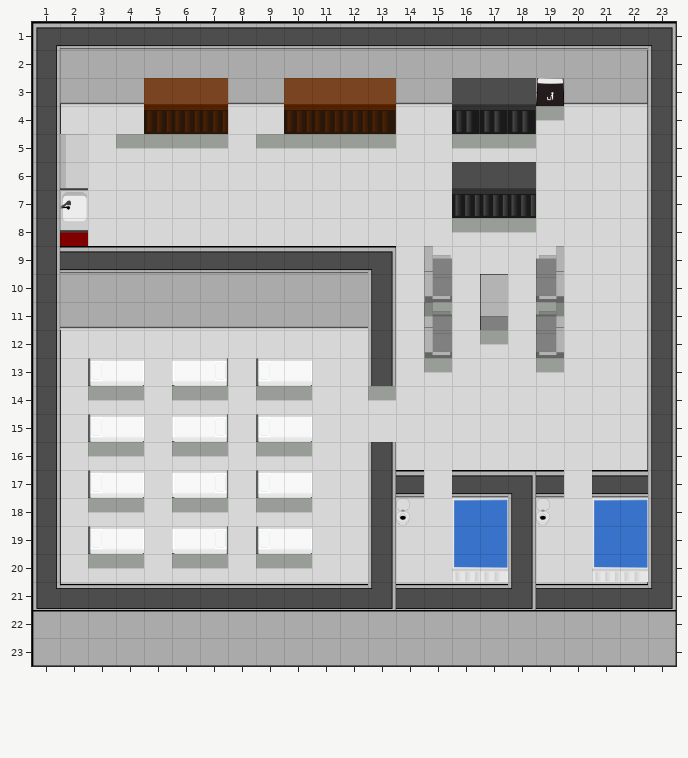
Tiled map, stored at android/assets/map2.tmx. Above is the file before it was changed.
Cells are 50x50 px. Shown: x 1..23, y 1..23.
And afterwards:
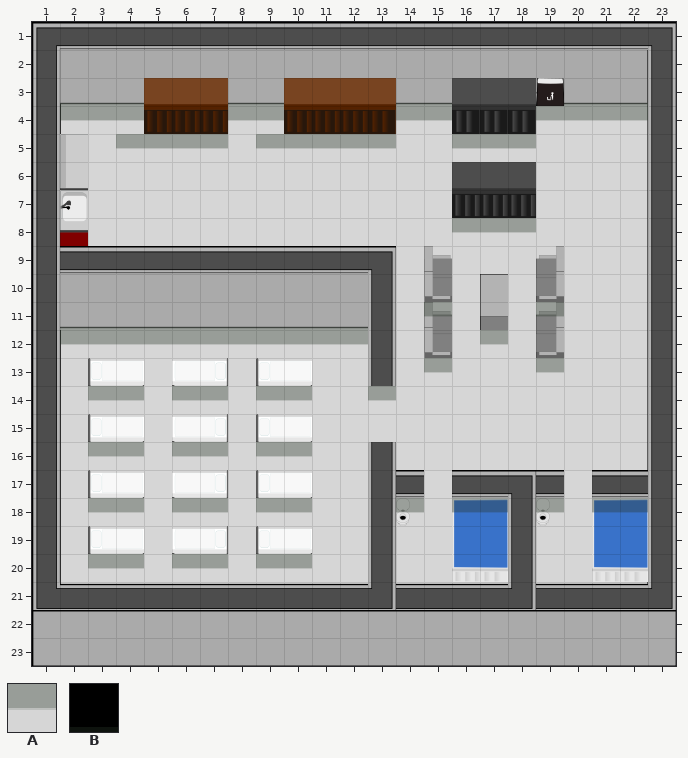
Key: from "shadow": A 0; from "shadowex": B 0.
_ is an empty cell.
See-through tiles are keyed as they look on the map.
From old to new:
Layer "shadow":
The author put tile A in row 4 at x 2 to 4, 8 to 9, 14 to 15 and 20 to 22; in row 12 at x 2 to 12; in row 18 at x 14, 16 to 17, 19 and 21 to 22.
The author put tile B in row 3 at x 2 to 4, 8 to 9, 14 to 15 and 20 to 22; in row 11 at x 2 to 12.
